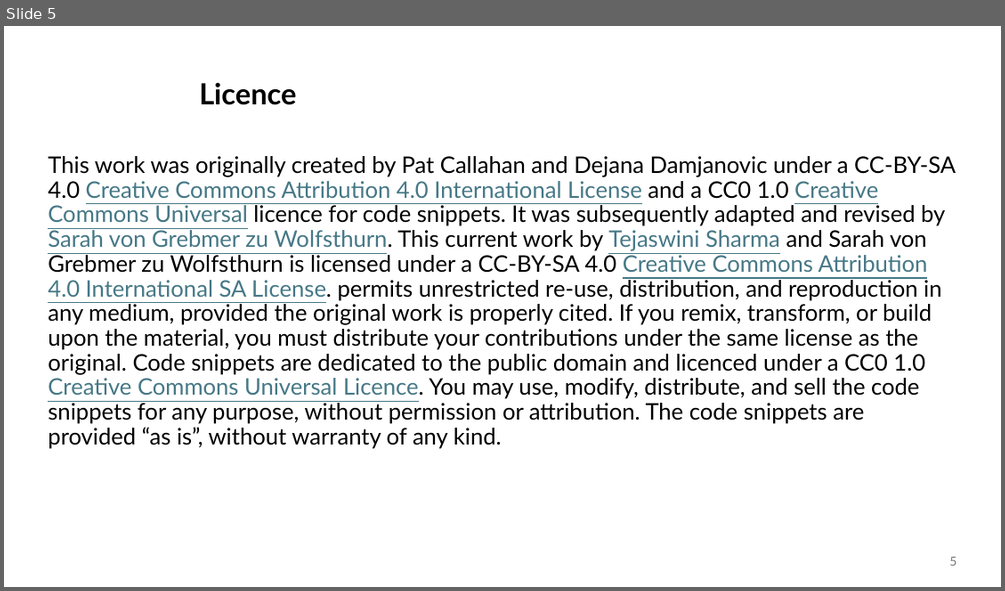
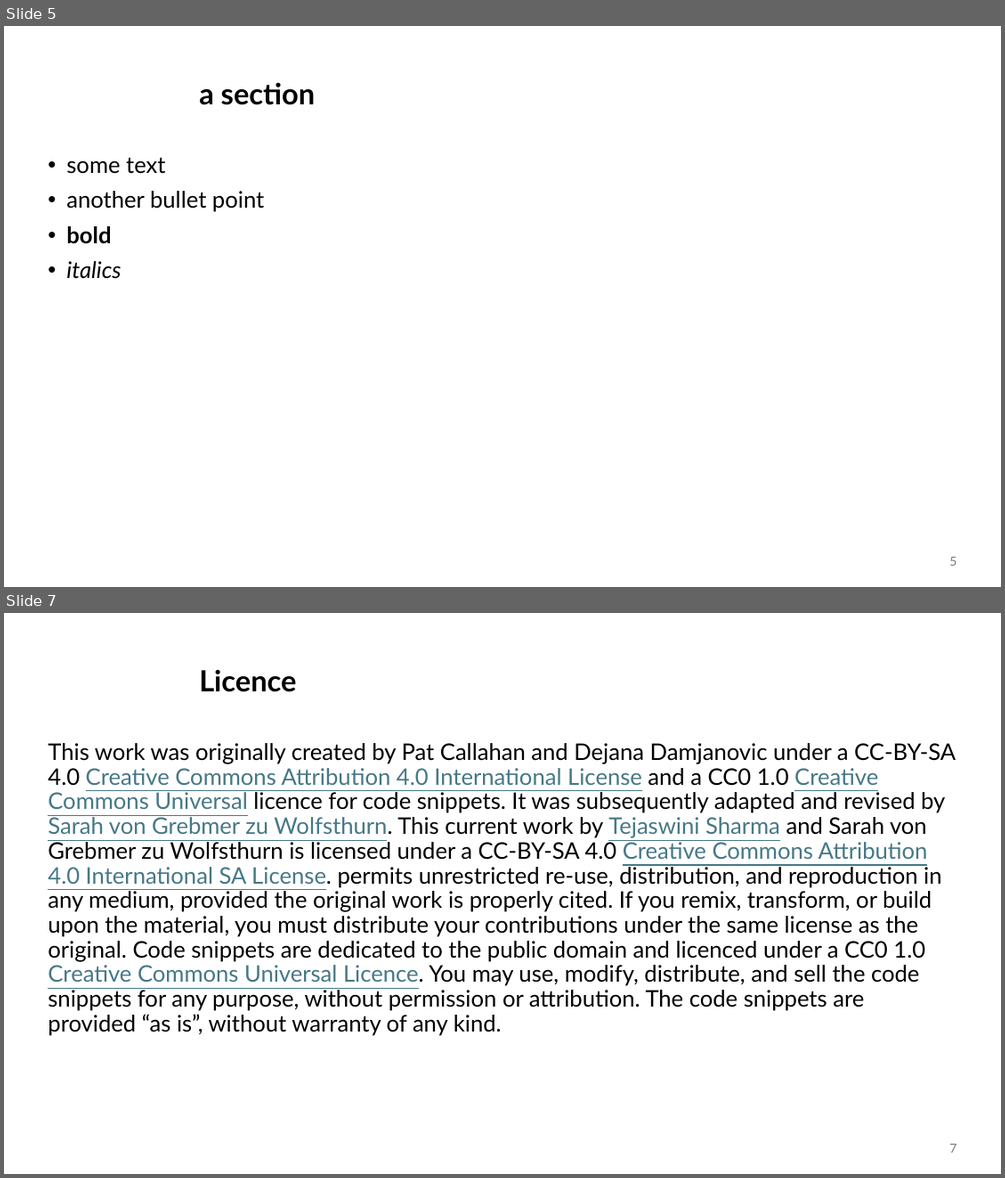
Before and after one commit to lmu-osc/train-the-trainer-test-repo-separate-slidedeck-zenodo, a slide deck: lmu-branded-test.pptx. Shown one above the other, each under a label of ours: slide 5 before the commit, slides 5 and 7 after it; the slides between them are not shown. The pictures are 1005x591 and 1005x1178 pixels, drawn with LibreOffice and Linux fonts; fonts in the diff are those of the drawing; background and template pictures are left out. Boxes give left, top, right and bottom in pixels: in the first picture for what was removed or moved away, otherwise in the second. Text is boxed around its words. In the diff, an @@ line names an element or a change of style, - is before the commit and + after.

```diff
--- a/lmu-branded-test.pptx
+++ b/lmu-branded-test.pptx
@@ slide 5 added at [4, 26, 1001, 587], background #FFFFFF @@
@@ title added at [199, 82, 316, 105], 28 pt, text #000000, bold @@
+a section
@@ text added at [66, 157, 264, 279], 22 pt, text #000000 @@
+• some text
+• another bullet point
+• bold
+• italics
@@ page number added at [949, 556, 956, 565], 12 pt, text #797979 @@
+5
@@ what was slide 5 is now slide 7 @@
@@ page number at [949, 1143, 956, 1152]: text changed @@
-5
+7
```
Also in this commit, not shown: 1 slide changed, 1 other slide added, 18 other files.
